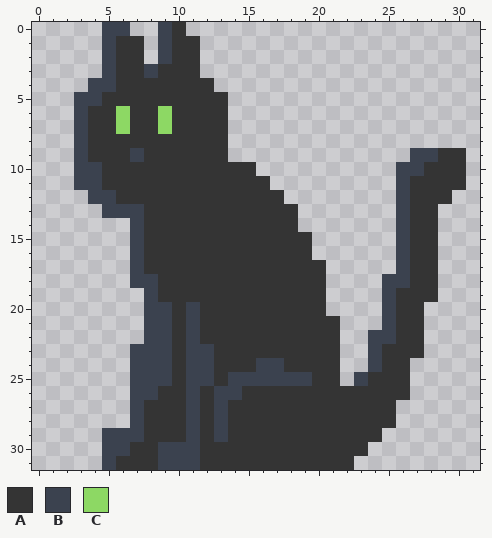
Two versions of one pixel-art sprite, assets/cat.png. This is how it looked before the edit.
The file is 32x32 pixels.
Palette (. is transparent): A #343434  B #3b424f  C #8dd864
Pixels before, first column x 3:
 0 ..BB..BA....................
 1 ..BAA.BAA...................
 2 ..BAA.BAA...................
 3 ..BAABAAA...................
 4 .BBAAAAAAA..................
 5 BBAAAAAAAAA.................
 6 BAACAACAAAA.................
 7 BAACAACAAAA.................
 8 BAAAAAAAAAA.................
 9 BAAABAAAAAA.............BBAA
10 BBAAAAAAAAAAA..........BBAAA
11 BBAAAAAAAAAAAA.........BAAAA
12 .BBAAAAAAAAAAAA........BAAA.
13 ..BBBAAAAAAAAAAA.......BAA..
14 ....BAAAAAAAAAAA.......BAA..
15 ....BAAAAAAAAAAAA......BAA..
16 ....BAAAAAAAAAAAA......BAA..
17 ....BAAAAAAAAAAAAA.....BAA..
18 ....BBAAAAAAAAAAAA....BBAA..
19 .....BAAAAAAAAAAAA....BAAA..
20 .....BBABAAAAAAAAA....BAA...
21 .....BBABAAAAAAAAAA...BAA...
22 .....BBABAAAAAAAAAA..BBAA...
23 ....BBBABBAAAAAAAAA..BAAA...
24 ....BBBABBAAABBAAAA..BAA....
25 ....BBBABBABBBBBBAA.BAAA....
26 ....BBAABABBAAAAAAAAAAAA....
27 ....BAAABABAAAAAAAAAAAA.....
28 ....BAAABABAAAAAAAAAAAA.....
29 ..BBBAAABABAAAAAAAAAAA......
30 ..BBAABBBAAAAAAAAAAAA.......
31 ..BAAABBBAAAAAAAAAAA........
The same view after the edit:
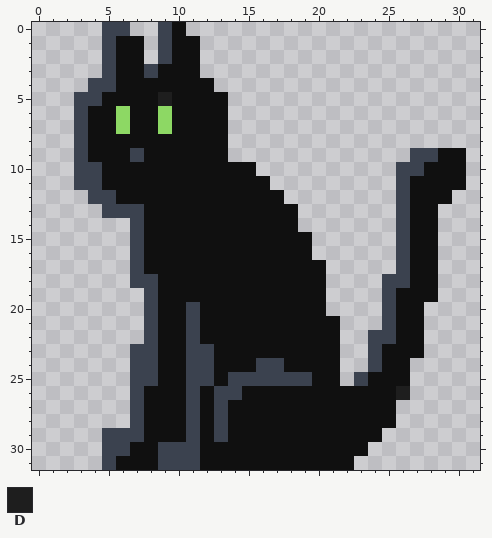
Colours new in this view: D #1e1e1e
Change:
colour A: #343434 -> #101010
y 5: x 9 A -> D
y 20..25: x 9 B -> A
y 26: x 8 B -> A; x 26 A -> D
